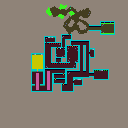
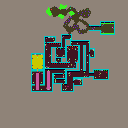
Layers edited between the first and the second 128px x 128px image:
showed "stuff", painted on it over (x1=32, y1=7, x2=114, y2=90)
